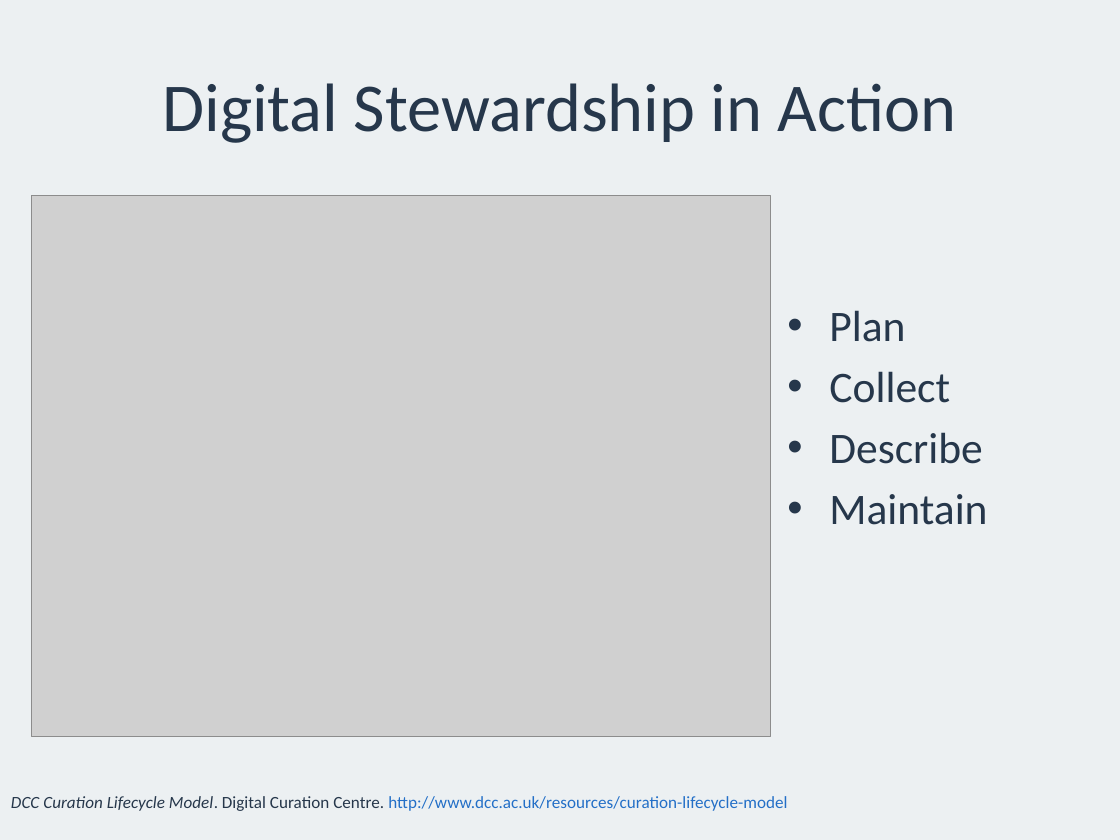
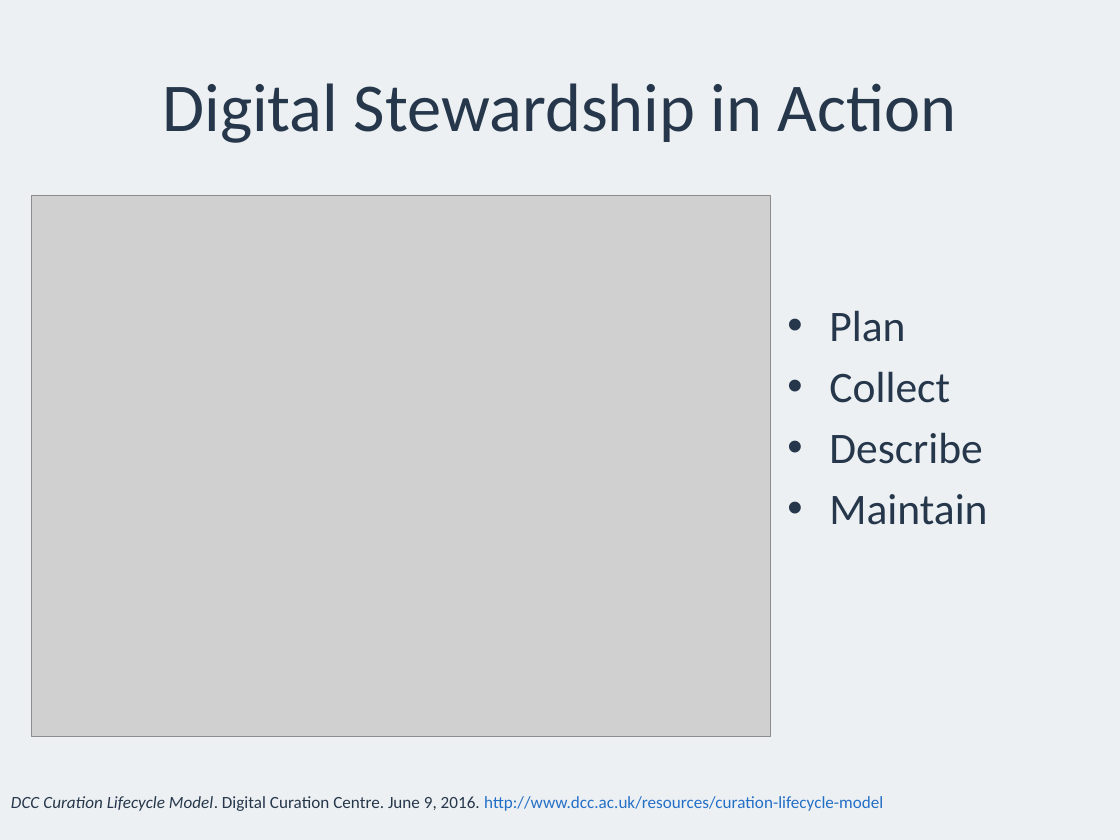
Before and after one commit to sarahjeansweeney/various_files, a slide deck: slide 3 of Presentations/Open Repositories 2016/Digital Stewardship/DigitalStewardship.pptx. Drawn at 1120x840 pixels with LibreOffice and Linux fonts; fonts in the diff are those of the drawing; grey boxes stand for pictures. Boxes give left, top, right and bottom in pixels: in the first picture for what was removed or moved away, otherwise in the second. Text is boxed around its words. In the diff, an @@ line names an element or a change of style, - is before the commit and + after.

```diff
--- a/Presentations/Open Repositories 2016/Digital Stewardship/DigitalStewardship.pptx
+++ b/Presentations/Open Repositories 2016/Digital Stewardship/DigitalStewardship.pptx
@@ text at (11,796,883,811): text changed; text colour #236FC7 to #26374B @@
-DCC Curation Lifecycle Model. Digital Curation Centre. http://www.dcc.ac.uk/resources/curation-lifecycle-model
+DCC Curation Lifecycle Model. Digital Curation Centre. June 9, 2016. http://www.dcc.ac.uk/resources/curation-lifecycle-model
```
Also in this commit, not shown: 5 other slides changed.
